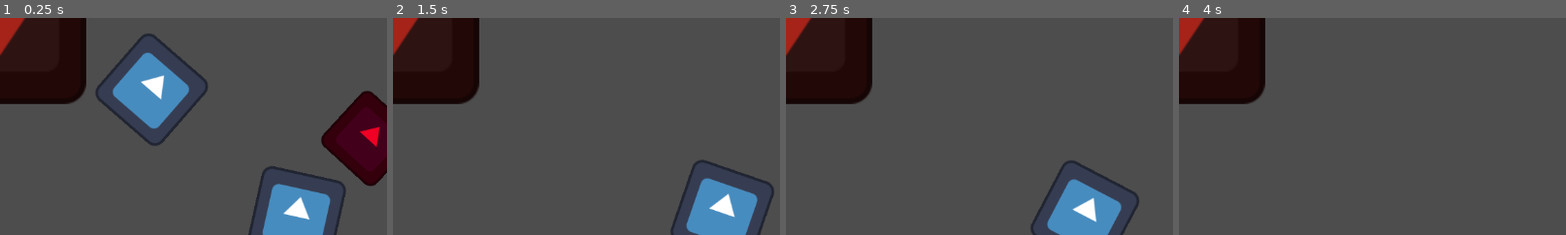
Above: before the commit, frames 1-4 (left to right).
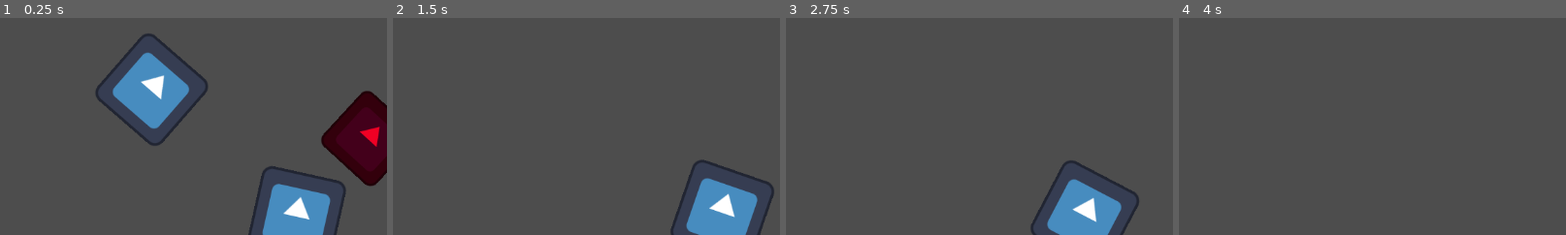
Above: after the commit, the same moments.

Repository: czarekdupa/BigMode-Game
Game: Godot game, scene res://Levels/Czarek_Test_Level.tscn
Two runs of this game, one before a commit and one after it. Both use one fixed random seed, a clock stepped at 60 frames per second and the inputs below. The engine's default icon, where the game draws it, is replaced by a stand-in: a white triangle on a blue panel in a dark square.
Inputs (mouse positions are % of the whole screen's width and height, from its top left):
- Up to frame 1 (0.25 s): no input
- Up to frame 2 (1.5 s): move the mouse to (72, 45) at 0.52 s; hold D (right) 0.53-1.28 s; click (72, 45) at 0.6 s; move the mouse to (30, 55) at 1.27 s; hold S (down) from 1.28 s (still down); right-click (30, 55) at 1.35 s
- Up to frame 3 (2.75 s): move the mouse to (60, 28) at 2.02 s; release S (down) at 2.03 s; hold D (right) from 2.03 s (still down); click (60, 28) at 2.1 s
- Up to frame 4 (4 s): move the mouse to (45, 70) at 2.77 s; release D (right) at 2.78 s; hold Up (up) 2.78-3.53 s; right-click (45, 70) at 2.85 s; move the mouse to (80, 65) at 3.52 s; hold Left (left) from 3.53 s (still down); click (80, 65) at 3.6 s
The pictures show only the part of the screen within x 0-50%, y 0-50%; the shares and areas given below are measured in that part.

The runs differ from the first frame. In frame 1, 8.7% of the frame differs, in the area x 0-23%, y 0-40%; in frame 2, 8.7%; in frame 3, 8.7%; in frame 4, 8.7%.

Commit message:
Revert "fireboss added"
This reverts commit ab6ab43490e88a4fa771bbfc42c3acdf1d69c557.

Diff:
--- a/project-power/Enemies/Fire_Boss.tscn
+++ /dev/null
@@ -1,39 +0,0 @@
-[gd_scene load_steps=6 format=3 uid="uid://bqxadeoevns0t"]
-
-[ext_resource type="Script" path="res://Enemies/fire_boss.gd" id="1_kudw4"]
-[ext_resource type="Texture2D" uid="uid://djq5p1jbe5tit" path="res://icon.svg" id="2_udbo5"]
-
-[sub_resource type="CircleShape2D" id="CircleShape2D_a7dnu"]
-radius = 127.566
-
-[sub_resource type="CircleShape2D" id="CircleShape2D_fm7hr"]
-radius = 1142.09
-
-[sub_resource type="CircleShape2D" id="CircleShape2D_5b5ly"]
-
-[node name="FireBoss" type="CharacterBody2D"]
-collision_layer = 4
-motion_mode = 1
-script = ExtResource("1_kudw4")
-
-[node name="Sprite2D" type="Sprite2D" parent="."]
-modulate = Color(0.647059, 0.137255, 0.0980392, 1)
-rotation = 3.14159
-scale = Vector2(2, 2)
-texture = ExtResource("2_udbo5")
-
-[node name="CollisionShape2D" type="CollisionShape2D" parent="."]
-shape = SubResource("CircleShape2D_a7dnu")
-
-[node name="detection_area" type="Area2D" parent="."]
-
-[node name="CollisionShape2D" type="CollisionShape2D" parent="detection_area"]
-shape = SubResource("CircleShape2D_fm7hr")
-
-[node name="hitbox" type="Area2D" parent="."]
-
-[node name="CollisionShape2D" type="CollisionShape2D" parent="hitbox"]
-shape = SubResource("CircleShape2D_5b5ly")
-
-[connection signal="area_entered" from="detection_area" to="." method="_on_detection_area_area_entered"]
-[connection signal="area_exited" from="detection_area" to="." method="_on_detection_area_area_exited"]
--- a/project-power/Enemies/enemy.tscn
+++ b/project-power/Enemies/enemy.tscn
@@ -23,6 +23,7 @@
 texture = ExtResource("2_epwwa")
 
 [node name="CollisionShape2D" type="CollisionShape2D" parent="."]
+visible = false
 shape = SubResource("RectangleShape2D_gjogx")
 
 [node name="Detection Area" type="Area2D" parent="."]
--- a/project-power/Enemies/fire_projectile.tscn
+++ /dev/null
@@ -1,29 +0,0 @@
-[gd_scene load_steps=4 format=3 uid="uid://bsov77ujlgvix"]
-
-[sub_resource type="Gradient" id="Gradient_4ibg4"]
-colors = PackedColorArray(1, 1, 0.243137, 1, 0.713726, 0, 0, 1)
-metadata/_snap_enabled = true
-
-[sub_resource type="GradientTexture2D" id="GradientTexture2D_1r5b7"]
-gradient = SubResource("Gradient_4ibg4")
-height = 16
-fill = 1
-fill_from = Vector2(0.844037, 0.477064)
-fill_to = Vector2(0.123853, 0.623853)
-repeat = 2
-
-[sub_resource type="CapsuleShape2D" id="CapsuleShape2D_jq80l"]
-radius = 32.0
-height = 84.0
-
-[node name="Fire_Projectile" type="Area2D"]
-collision_layer = 8
-
-[node name="Sprite2D" type="Sprite2D" parent="."]
-texture = SubResource("GradientTexture2D_1r5b7")
-region_rect = Rect2(0, 0, 64, 16)
-region_filter_clip_enabled = true
-
-[node name="CollisionShape2D" type="CollisionShape2D" parent="."]
-rotation = 1.5708
-shape = SubResource("CapsuleShape2D_jq80l")
--- a/project-power/Levels/Czarek_Test_Level.tscn
+++ b/project-power/Levels/Czarek_Test_Level.tscn
@@ -1,8 +1,7 @@
-[gd_scene load_steps=4 format=3 uid="uid://faafyhoulqfw"]
+[gd_scene load_steps=3 format=3 uid="uid://faafyhoulqfw"]
 
 [ext_resource type="PackedScene" uid="uid://7qao3jj0h4du" path="res://Player/player.tscn" id="1_7w5u7"]
 [ext_resource type="PackedScene" uid="uid://t4hws5kroee5" path="res://Enemies/enemy.tscn" id="2_bgjuh"]
-[ext_resource type="PackedScene" uid="uid://bqxadeoevns0t" path="res://Enemies/Fire_Boss.tscn" id="3_ig1au"]
 
 [node name="CzarekTestLevel" type="Node2D"]
 
@@ -14,5 +13,3 @@
 modulate = Color(1, 1, 1, 1)
 light_mask = 1
 position = Vector2(219, 101)
-
-[node name="FireBoss" parent="." instance=ExtResource("3_ig1au")]
